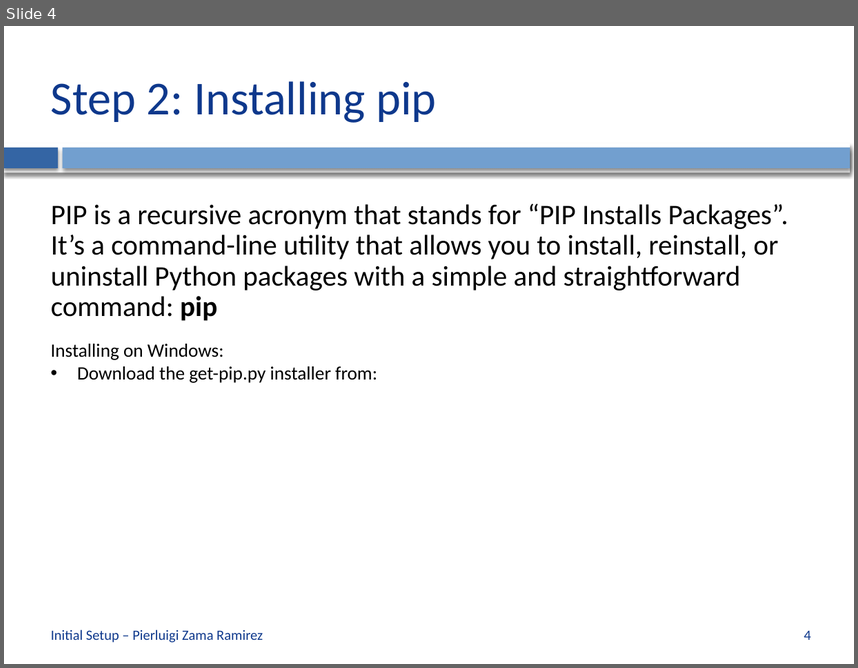
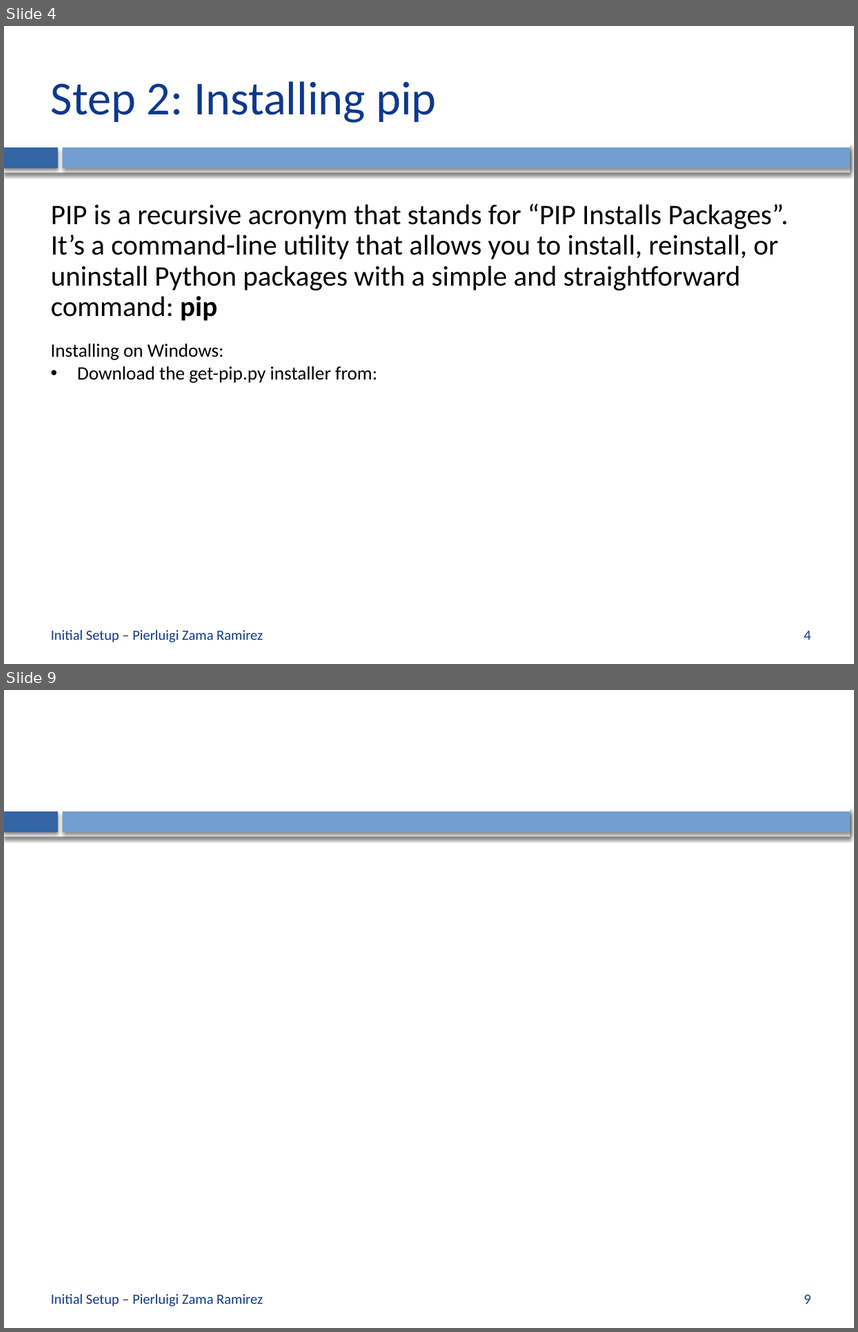
Before and after one commit to CVLAB-Unibo/ComputerVisionImageProcessing-LabSessions, a slide deck: LabSession0 - Initial Setup.pptx. Shown one above the other, each under a label of ours: slide 4 before the commit, slides 4 and 9 after it; the slides between them are not shown. The pictures are 858x668 and 858x1332 pixels, drawn with LibreOffice and Linux fonts; fonts in the diff are those of the drawing; background and template pictures are left out. Boxes give left, top, right and bottom in pixels: in the first picture for what was removed or moved away, otherwise in the second. Text is boxed around its words. In the diff, an @@ line names an element or a change of style, - is before the commit and + after.

```diff
--- a/LabSession0 - Initial Setup.pptx
+++ b/LabSession0 - Initial Setup.pptx
@@ slide 9 added at box(4, 690, 854, 1328), background #FFFFFF; not listed: 3 template elements that a slide beside it also shows @@
@@ text added at box(51, 1293, 263, 1306), 12 pt, text #0E388C @@
+Initial Setup – Pierluigi Zama Ramirez
@@ page number added at box(804, 1294, 811, 1303), 12 pt, text #0E388C @@
+9
```
Also in this commit, not shown: 4 other slides added.
